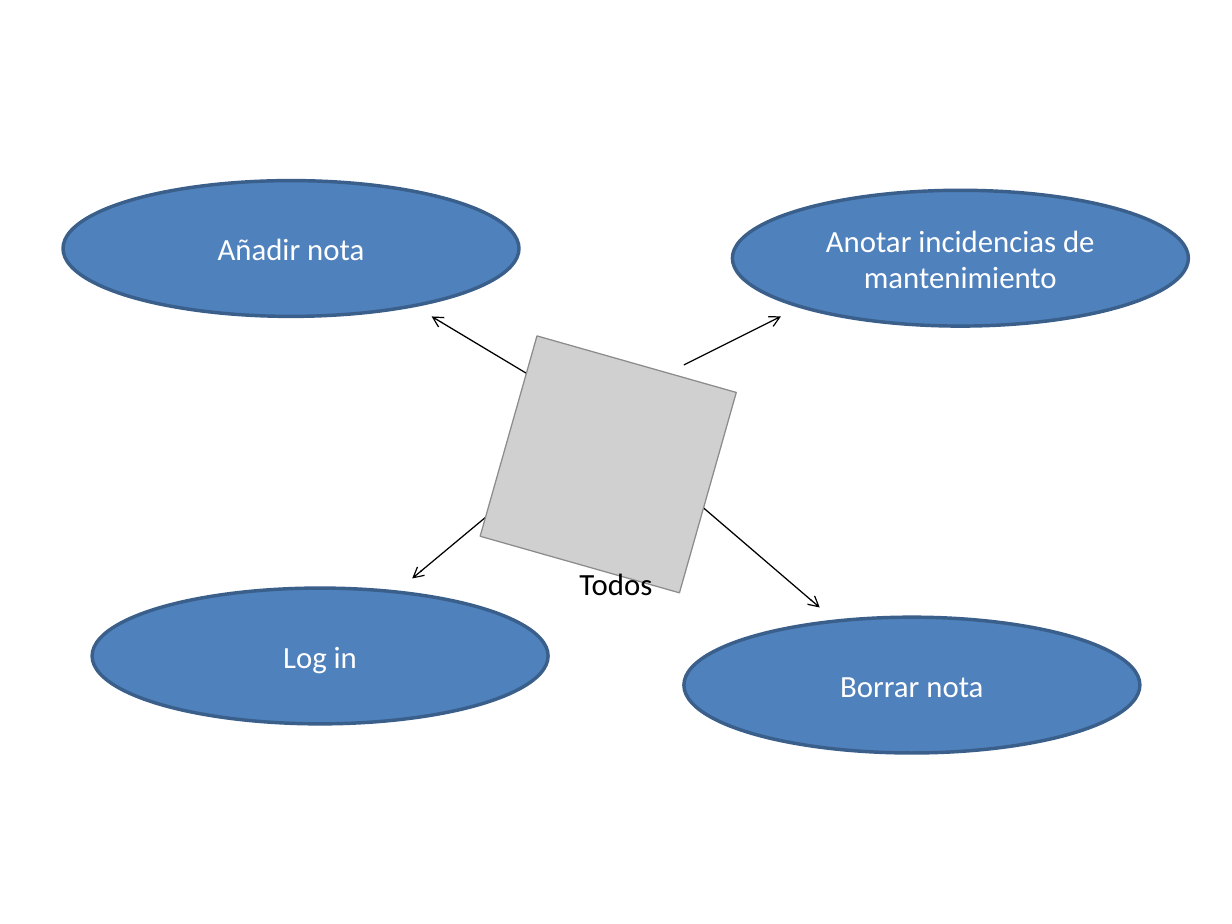
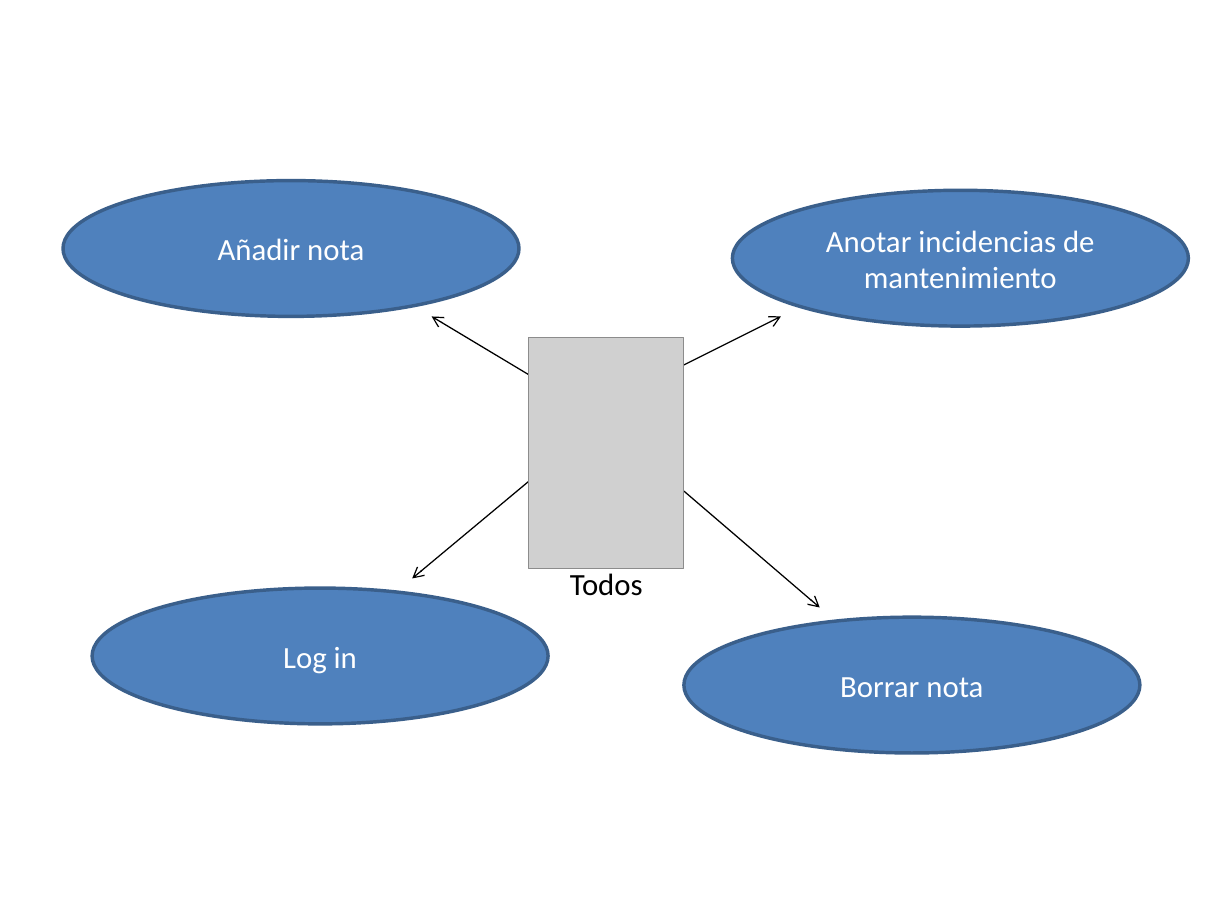
Before and after one commit to Ignacio-Iker-Prado-Rujas/is-hosteleria, a slide deck: slide 1 of TerceraEntrega20-3-13/ModeloCasosDeUso/is.pptx. Drawn at 1232x924 pixels with LibreOffice and Linux fonts; fonts in the diff are those of the drawing; grey boxes stand for pictures. Boxes give left, top, right and bottom in pixels: in the first picture for what was removed or moved away, otherwise in the second. Text is boxed around its words. In the diff, an @@ line names an element or a change of style, - is before the commit and + after.

```diff
--- a/TerceraEntrega20-3-13/ModeloCasosDeUso/is.pptx
+++ b/TerceraEntrega20-3-13/ModeloCasosDeUso/is.pptx
@@ picture at bbox=[529, 338, 684, 569]: rotation 15 to 0 degrees @@
@@ text "Todos": place and size @@
-text "Todos" at bbox=[579, 570, 652, 596]
+text "Todos" at bbox=[570, 573, 643, 596]
```
Also in this commit, not shown: 7 other slides changed.
